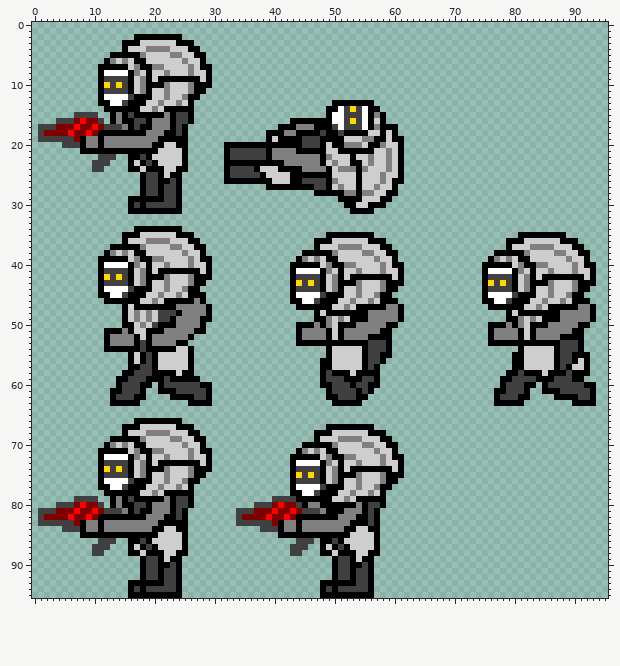
Edited in one commit: sprite sheet (assets/textures/npc/grineer/grineer_bombard_atlas.png). Above is the file before it was changed.
The file is 96x96 pixels.
After the commit:
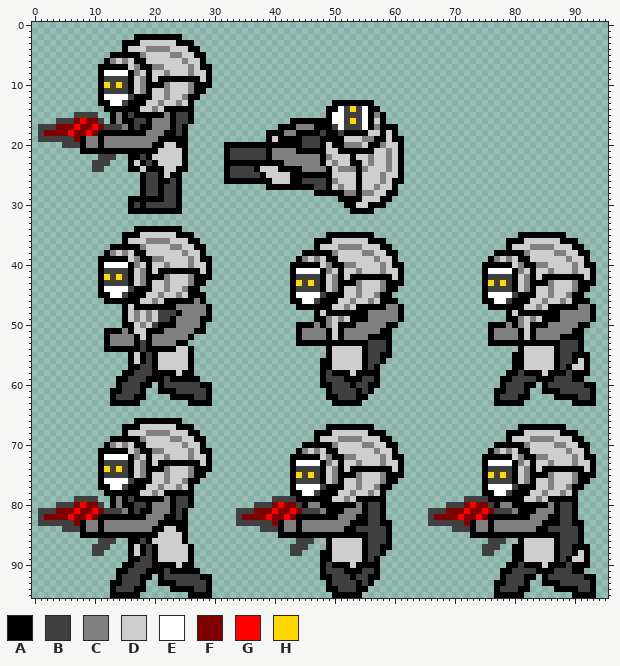
Palette (. is transparent): A #000000  B #404040  C #808080  D #cecece  E #ffffff  F #7f0000  G #ff0000  H #ffd800
Diff:
Changed rows in their new state; - is an unchanged pixel.
first column x 13:
67 --------------------------------------------------------------------AAAAAAAA-----
68 ------------------------------------------------------------------AAADDDDDDAAA---
69 ------------------------------------------------------------------ADDDCCCCDDDAA--
70 ----------------------------------------------------------------AAAAACDDDDCCDDAA-
71 ---------------------------------------------------------------ACDCDAADDDDDDCDDA-
72 --------------------------------------------------------------AAAAADCAACCDDDDCDAA
73 --------------------------------------------------------------AEEEEACDADDCDDDCDDA
74 --------------------------------------------------------------ABBBBADCADAAAAAAADA
75 --------------------------------------------------------------AHBHBADCAAACDDDCAAA
76 --------------------------------------------------------------ABBBBADCADDCDDDCAA-
77 --------------------------------------------------------------AEEEEBAAADDCDDCAA--
78 --------------------------------------------------------------AAEEBAAADDCDDCDA---
79 -----------------------------------------------------------BBBBAAAAAADDCDAAAAA---
80 --------------------------------------------------------BBBFGFFBACCAAAAAACABBA---
81 --------------------------------------------BA-------BBBFFFGFFGFBBBCAAACCCABBA---
82 --------------------------------------------BA-------BFFFFGFFGFAAAAAAACCCAABBA---
83 --------------------------------------------BAA------BBBBBBFACCACCCCCCCCAAABBAA--
84 -----------------------------------------BBBBBA----------BBBACCACCCCCCCAABBBBBA--
85 ----------------------------------------AAABBBA-------------AAAAAAAAAAAAAAABBBA--
86 -----------------------------------.-DD---ABBBA----------------BBB--ADDDDDABBBA--
87 ------------DA---------------------.ADDD--ABBAA---------------BBB--AADDDDDABBAAA-
88 ----DAB-D--DDA------------------------DDD-ABBA----------------BB---AADDDDDABBADA-
89 ---AAB-AD-DDDA---------------------AADDDD--BA----------------------AADDDDDABADDA-
90 --AABB-A--ADAA---------------------AB-AAD-A-A---------------------AABAAADAAABAAA-
91 -AABBBAA--A-AAA--------------------ABB-A-A-BA--------------------AABBBBAAABBBAA--
92 -ABBB-A.---BBBBAA------------------AAB------A--------------------ABBBAA-ABBBBBBAA
93 AABBB-..-AABBBBBA------------------.-BBBBA----------------------AABBBA--AAABBBBBA
94 ABBBA-....A-AABBA------------------.A----AA.--------------------ABBBAA----AAAABBA
95 AAA--.......-AAAA------------------..-----..--------------------AAAAA--------AAAA
